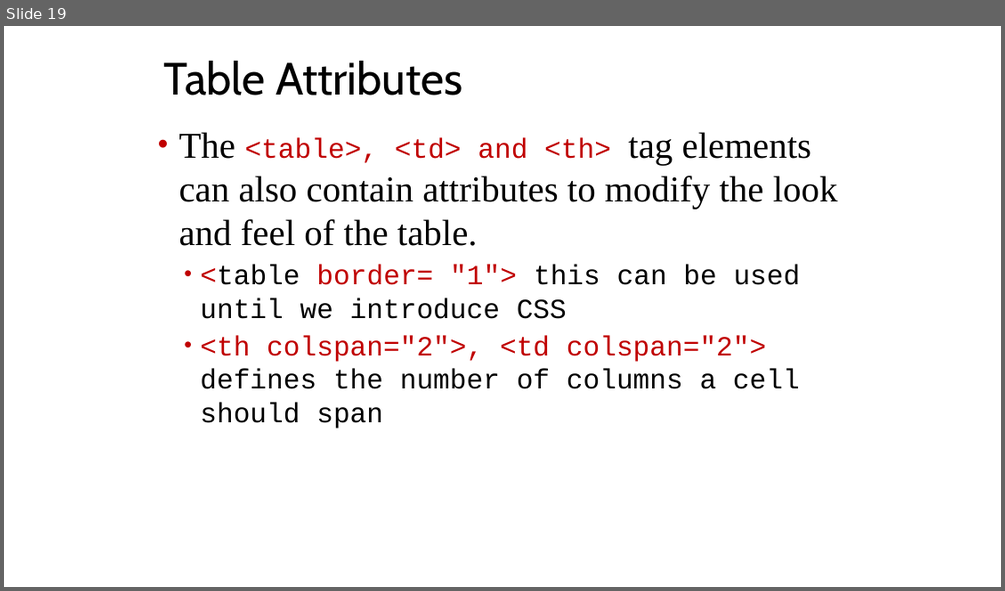
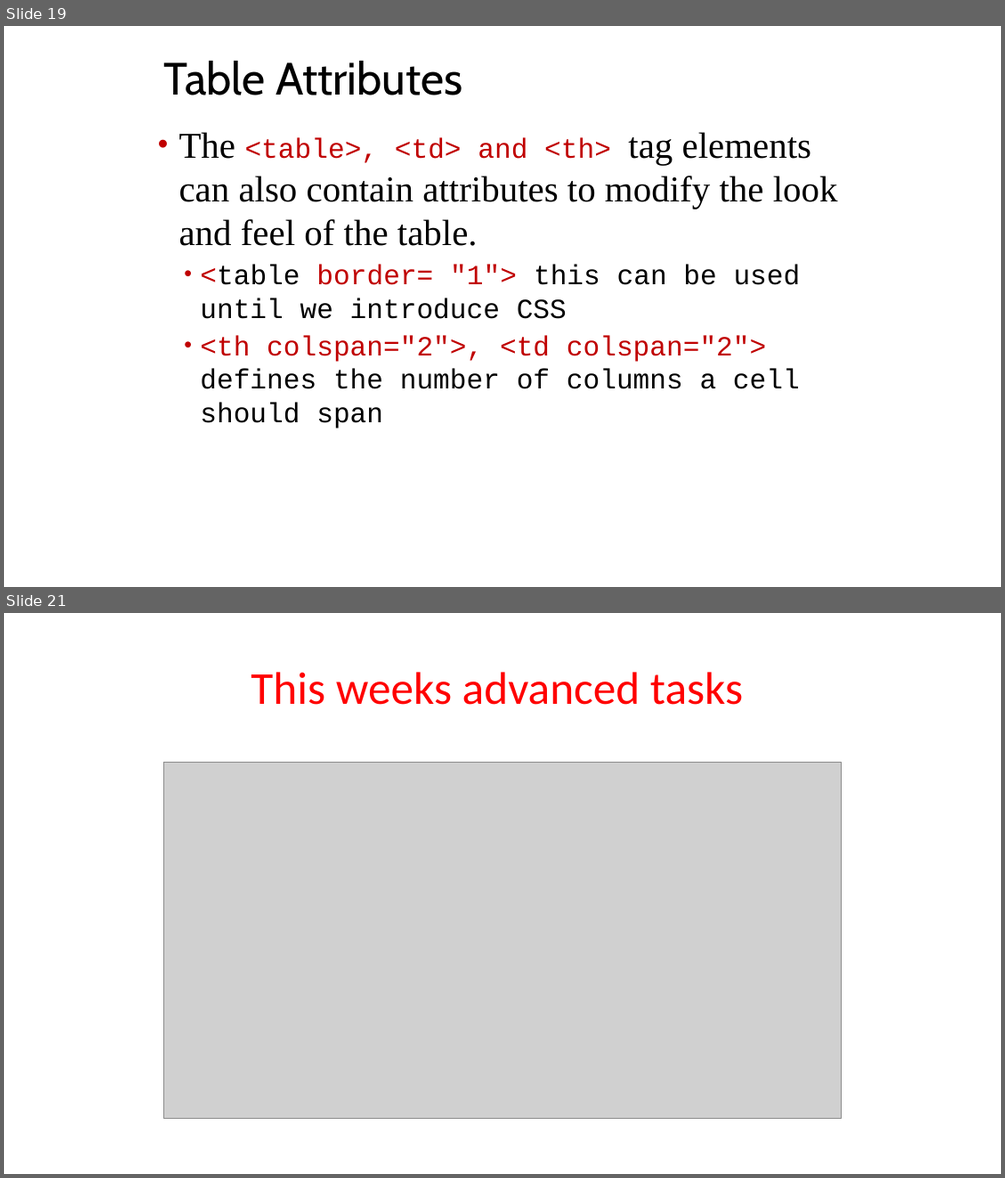
Before and after one commit to joeappleton18/cda400_2017, a slide deck: sessions/week2/slides.pptx. Shown one above the other, each under a label of ours: slide 19 before the commit, slides 19 and 21 after it; the slides between them are not shown. The pictures are 1005x591 and 1005x1178 pixels, drawn with LibreOffice and Linux fonts; fonts in the diff are those of the drawing; grey boxes stand for pictures. Boxes give left, top, right and bottom in pixels: in the first picture for what was removed or moved away, otherwise in the second. Text is boxed around its words. In the diff, an @@ line names an element or a change of style, - is before the commit and + after.

```diff
--- a/sessions/week2/slides.pptx
+++ b/sessions/week2/slides.pptx
@@ slide 21 added at (4,613,1001,1174), background #FFFFFF @@
@@ title added at (251,672,743,705), 44 pt, text #FF0000 @@
+This weeks advanced tasks
@@ picture added at (164,763,841,1119) @@
```
Also in this commit, not shown: 4 slides changed, 1 other slide added, 8 other files.
